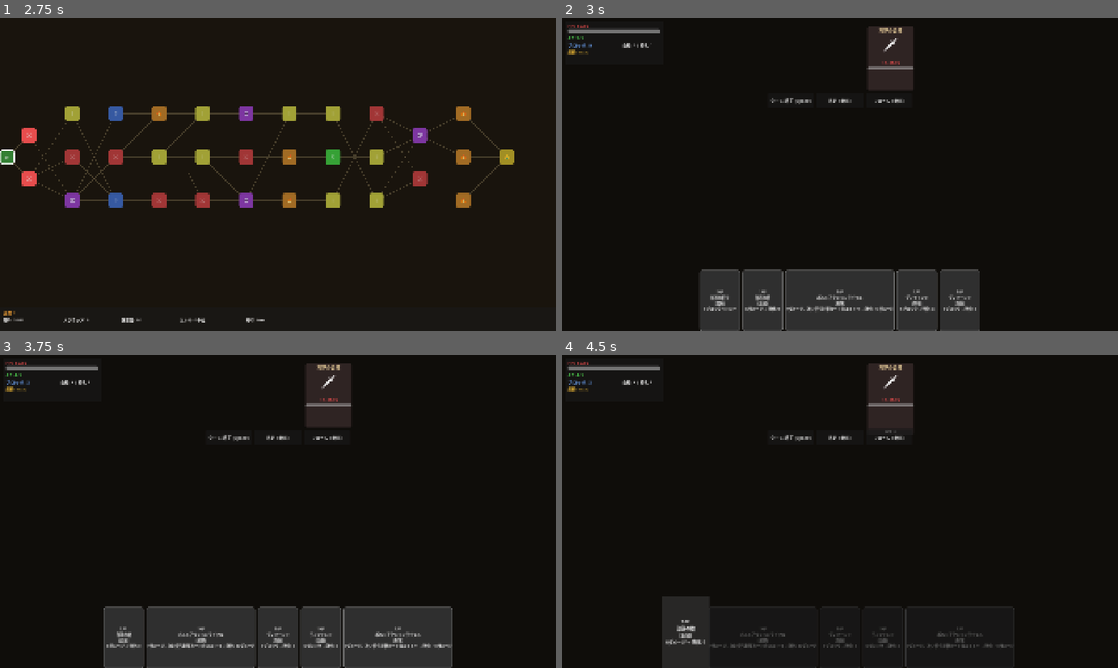
Above: before the commit, frames 1-4 (two rows, left to right).
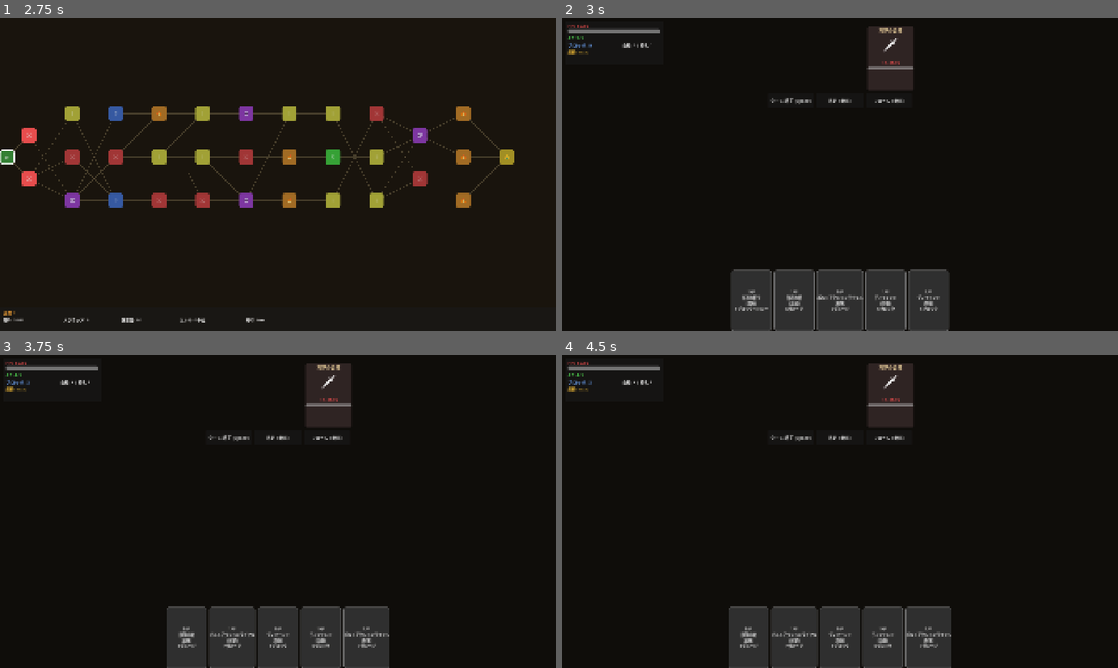
Above: after the commit, the same moments.

Repository: sashimihoutyou/too-fast-to-die
Game: Godot game, scene res://scenes/main/title_screen.tscn
The game is run twice, just before and just after one commit, with the same random seed, the same clock (stepped at 60 frames per second) and the same inputs.
Inputs (mouse positions are in pixels of both pictures, inside the frame that each line leads up to):
- Up to frame 1 (2.75 s): click "ニューゲーム" at 0.5 s; click "カルティスト — アタルパ" at 1.25 s; click "出発" at 2 s
- Up to frame 2 (3 s): click "⚔" at 2.75 s
- Up to frame 3 (3.75 s): click "1AP 加速の祈り [固有] 3ブロック+1ドロー" at 3.5 s
- Up to frame 4 (4.5 s): click (684, 636) at 4.25 s, where only the run before the commit has a clickable "1AP 部族の槍 [近接] 6ダメージ → 強化: 9"

Frame 1 is identical in both runs. In frame 2, 3.7% of the frame differs, in the area x 24-76%, y 80-100%; in frame 3, 5.1%; in frame 4, 9.2%, in the area x 18-82%, y 24-100%.

Commit message:
戦闘UI改善: カード表記簡潔化・敵クリック範囲拡大・自動ターン終了・フルスロットル上方修正
- カード説明文から「→ 強化: X」テキストを除去（強化システム未実装のため不要な情報）
- 敵ターゲット選択をパネル全域クリック対応に拡大（小さなボタンだけでなく敵カード全体が反応）
- プレイ可能カードがなくなった時点で「使用できるカードがありません！」メッセージ後に自動ターン終了
- フルスロットルの効果を「AP半減（端数切上）」から「全カードAPコスト-1（下限0）」に変更
  （初期デッキの1コストカードに対して半減が無意味だった問題を解消）

Co-Authored-By: Claude Opus 4.6 <noreply@anthropic.com>
Claude-Session: https://claude.ai/code/session_01SEv5ZH9xRUas6v76atrbaG

Diff:
--- a/autoload/combat_manager.gd
+++ b/autoload/combat_manager.gd
@@ -22,7 +22,7 @@
 var turn_number: int = 0
 var ap: int = 0
 var max_ap: int = 5
-var ap_cost_halved: bool = false
+var ap_cost_reduction: int = 0
 var player_hp: int = 0
 var player_max_hp: int = 0
 var player_block: int = 0
@@ -62,7 +62,7 @@
 	turn_number += 1
 	state = CombatState.PLAYER_TURN
 	ap = max_ap
-	ap_cost_halved = false
+	ap_cost_reduction = 0
 	player_block = 0
 	player_block_changed.emit(player_block)
 	_tick_player_statuses()
@@ -76,8 +76,8 @@
 	turn_started.emit(turn_number)
 
 func get_effective_ap_cost(card: CardData) -> int:
-	if ap_cost_halved:
-		return (card.ap_cost + 1) / 2
+	if ap_cost_reduction > 0:
+		return maxi(0, card.ap_cost - ap_cost_reduction)
 	return card.ap_cost
 
 # 指定した敵にこのカードを使った場合の与ダメージ（ブロック前・全ヒット合計）を予測する。
@@ -106,14 +106,20 @@
 		return false
 	return true
 
+func has_playable_card() -> bool:
+	for card: CardData in DeckManager.hand:
+		if can_play_card(card):
+			return true
+	return false
+
 func play_card(card: CardData, target_idx: int = -1) -> void:
 	if not can_play_card(card):
 		return
 	ap -= get_effective_ap_cost(card)
 	if card.fuel_cost > 0:
 		ResourceManager.consume_fuel(card.fuel_cost)
-	if card.halves_ap_this_turn:
-		ap_cost_halved = true
+	if card.ap_cost_reduction > 0:
+		ap_cost_reduction = maxi(ap_cost_reduction, card.ap_cost_reduction)
 	ap_changed.emit(ap)
 	_apply_card_effects(card, target_idx)
 	DeckManager.play_card(card)
--- a/resources/cards/cultist/cu01.tres
+++ b/resources/cards/cultist/cu01.tres
@@ -6,10 +6,10 @@
 script = ExtResource("1")
 id = &"cu01"
 display_name = "フルスロットル"
-description = "このターンの全カードAPコスト半減（端数切上）。自分に5ダメ+毒1"
+description = "このターン全カードAPコスト-1（下限0）。自分に5ダメ"
 fuel_cost = 3
 tags = [5]
 restriction = 1
 is_starter = true
 self_damage = 5
-halves_ap_this_turn = true
+ap_cost_reduction = 1
--- a/resources/cards/starter/defend.tres
+++ b/resources/cards/starter/defend.tres
@@ -6,7 +6,7 @@
 script = ExtResource("1")
 id = &"defend"
 display_name = "ディフェンド"
-description = "5ブロック → 強化: 8"
+description = "5ブロック"
 ap_cost = 1
 tags = [3]
 is_starter = true
--- a/resources/cards/starter/st_at01.tres
+++ b/resources/cards/starter/st_at01.tres
@@ -6,7 +6,7 @@
 script = ExtResource("1")
 id = &"st_at01"
 display_name = "部族の槍"
-description = "6ダメージ → 強化: 9"
+description = "6ダメージ"
 ap_cost = 1
 tags = [0]
 restriction = 1
--- a/resources/cards/starter/st_at02.tres
+++ b/resources/cards/starter/st_at02.tres
@@ -6,7 +6,7 @@
 script = ExtResource("1")
 id = &"st_at02"
 display_name = "ボルトアクションライフル"
-description = "7ダメージ。次に使う射撃カードのコスト+1 → 強化: 10ダメージ"
+description = "7ダメージ"
 ap_cost = 1
 tags = [1]
 restriction = 1
--- a/resources/cards/starter/st_bm01.tres
+++ b/resources/cards/starter/st_bm01.tres
@@ -6,7 +6,7 @@
 script = ExtResource("1")
 id = &"st_bm01"
 display_name = "爆竹"
-description = "ダメージなし。50%で敵全体を1ターンスタン。消耗 → 強化: 3ブロック追加"
+description = "ダメージなし。50%で敵全体を1ターンスタン。消耗"
 ap_cost = 1
 tags = [4]
 restriction = 4
--- a/resources/cards/starter/st_ve01.tres
+++ b/resources/cards/starter/st_ve01.tres
@@ -6,7 +6,7 @@
 script = ExtResource("1")
 id = &"st_ve01"
 display_name = "サブマシンガン掃射"
-description = "3ダメージ×2回、ヒート+5 → 強化: 4×2"
+description = "3ダメージ×2回、ヒート+5"
 ap_cost = 1
 tags = [1]
 restriction = 2
--- a/resources/cards/starter/st_ve02.tres
+++ b/resources/cards/starter/st_ve02.tres
@@ -6,7 +6,7 @@
 script = ExtResource("1")
 id = &"st_ve02"
 display_name = "即席グレネード"
-description = "全体6ダメージ、ヒート+10 → 強化: 全体9ダメージ"
+description = "全体6ダメージ、ヒート+10"
 ap_cost = 2
 tags = [1]
 restriction = 2
--- a/resources/cards/starter/st_we01.tres
+++ b/resources/cards/starter/st_we01.tres
@@ -6,7 +6,7 @@
 script = ExtResource("1")
 id = &"st_we01"
 display_name = "古いリボルバー"
-description = "6ダメージ → 強化: 9"
+description = "6ダメージ"
 ap_cost = 1
 tags = [1]
 restriction = 3
--- a/resources/cards/starter/st_we02.tres
+++ b/resources/cards/starter/st_we02.tres
@@ -6,7 +6,7 @@
 script = ExtResource("1")
 id = &"st_we02"
 display_name = "サバイバルナイフ"
-description = "5ダメージ。デッキ15枚以下なら+2 → 強化: 8(+3)"
+description = "5ダメージ。デッキ15枚以下なら+2"
 ap_cost = 1
 tags = [0]
 restriction = 3
--- a/scenes/combat/combat_screen.gd
+++ b/scenes/combat/combat_screen.gd
@@ -152,6 +152,8 @@
 		vbox.add_child(target_btn)
 
 		panel.add_child(vbox)
+		panel.gui_input.connect(_on_enemy_panel_clicked.bind(i))
+		panel.mouse_default_cursor_shape = Control.CURSOR_ARROW
 		$EnemyArea.add_child(panel)
 		enemy_panels.append(panel)
 		target_buttons.append(target_btn)
@@ -201,7 +203,7 @@
 	var effective_cost := CombatManager.get_effective_ap_cost(card)
 	var cost_text := "%dAP" % effective_cost
 	if effective_cost != card.ap_cost:
-		cost_text = "%dAP(半額)" % effective_cost
+		cost_text = "%dAP(-%d)" % [effective_cost, card.ap_cost - effective_cost]
 	if card.fuel_cost > 0:
 		cost_text += "+%d燃" % card.fuel_cost
 
@@ -262,6 +264,17 @@
 		CombatManager.play_card(card, 0)
 		_after_card_play()
 
+func _on_enemy_panel_clicked(event: InputEvent, idx: int) -> void:
+	if not event is InputEventMouseButton:
+		return
+	var mouse_event := event as InputEventMouseButton
+	if not mouse_event.pressed or mouse_event.button_index != MOUSE_BUTTON_LEFT:
+		return
+	if selected_card == null:
+		return
+	if idx < CombatManager.enemies.size() and CombatManager.enemies[idx]["alive"]:
+		_on_enemy_target(idx)
+
 func _on_enemy_target(idx: int) -> void:
 	if selected_card == null:
 		return
@@ -277,6 +290,11 @@
 		var alive: bool = CombatManager.enemies[i]["alive"]
 		var show_it: bool = visible_flag and alive
 		target_buttons[i].visible = show_it
+		if i < enemy_panels.size():
+			if show_it:
+				enemy_panels[i].mouse_default_cursor_shape = Control.CURSOR_POINTING_HAND
+			else:
+				enemy_panels[i].mouse_default_cursor_shape = Control.CURSOR_ARROW
 		if show_it and selected_card != null:
 			var preview: int = CombatManager.preview_damage(selected_card, i)
 			if preview > 0:
@@ -343,6 +361,8 @@
 	_update_hand()
 	_update_player_hud()
 	_update_controls()
+	if CombatManager.state == CombatManager.CombatState.PLAYER_TURN and not CombatManager.has_playable_card():
+		_auto_end_turn()
 
 func _update_player_hud() -> void:
 	$PlayerHUD/HPLabel.text = "HP: %d/%d" % [CombatManager.player_hp, CombatManager.player_max_hp]
@@ -362,6 +382,26 @@
 	$Controls/RerollButton.disabled = not in_turn or ResourceManager.fuel < 1
 	$Controls/FleeButton.text = "逃走不可（ボス）" if is_boss else "逃走 (1燃料)"
 
+func _auto_end_turn() -> void:
+	var msg := Label.new()
+	msg.text = "使用できるカードがありません！"
+	msg.horizontal_alignment = HORIZONTAL_ALIGNMENT_CENTER
+	msg.vertical_alignment = VERTICAL_ALIGNMENT_CENTER
+	msg.set_anchors_preset(Control.PRESET_CENTER)
+	msg.add_theme_font_size_override("font_size", 24)
+	msg.add_theme_color_override("font_color", Color(1.0, 0.85, 0.3))
+	msg.offset_left = -200
+	msg.offset_right = 200
+	msg.offset_top = -20
+	msg.offset_bottom = 20
+	msg.mouse_filter = Control.MOUSE_FILTER_IGNORE
+	add_child(msg)
+	var tw := create_tween()
+	tw.tween_interval(0.7)
+	tw.tween_property(msg, "modulate:a", 0.0, 0.3)
+	tw.tween_callback(msg.queue_free)
+	tw.tween_callback(_on_end_turn)
+
 func _on_end_turn() -> void:
 	selected_card = null
 	_show_target_buttons(false)
@@ -380,6 +420,8 @@
 	_update_hand()
 	_update_player_hud()
 	_update_controls()
+	if not CombatManager.has_playable_card():
+		_auto_end_turn()
 
 func _on_card_played(_card: CardData) -> void:
 	pass
--- a/scripts/data/card_data.gd
+++ b/scripts/data/card_data.gd
@@ -26,7 +26,7 @@
 @export var bonus_ap: int = 0
 @export var status_effect: StringName = &""
 @export var status_stacks: int = 0
-@export var halves_ap_this_turn: bool = false
+@export var ap_cost_reduction: int = 0
 @export var upgrade_description: String
 @export var upgraded_damage: int = 0
 @export var upgraded_block: int = 0
